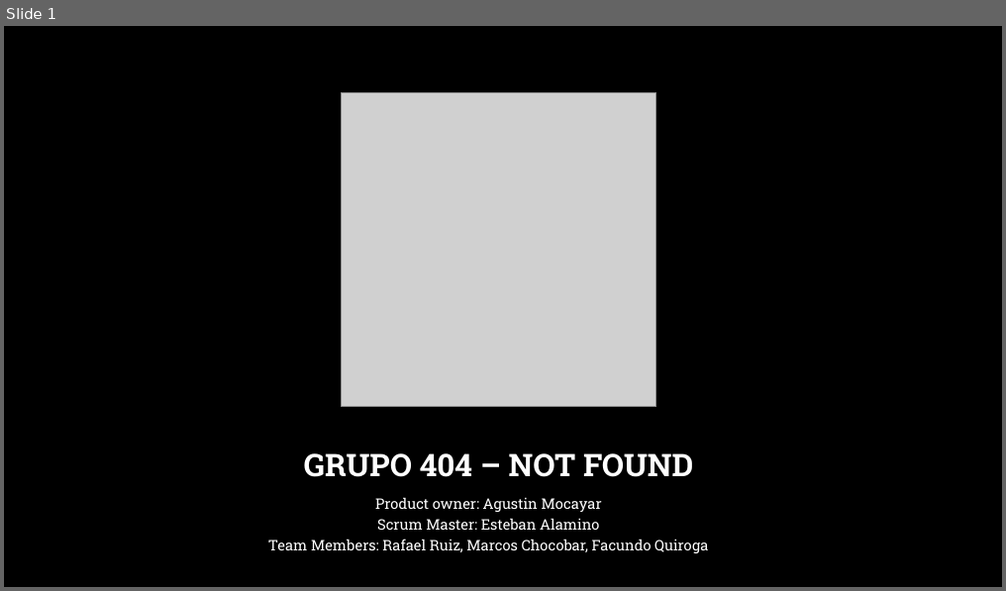
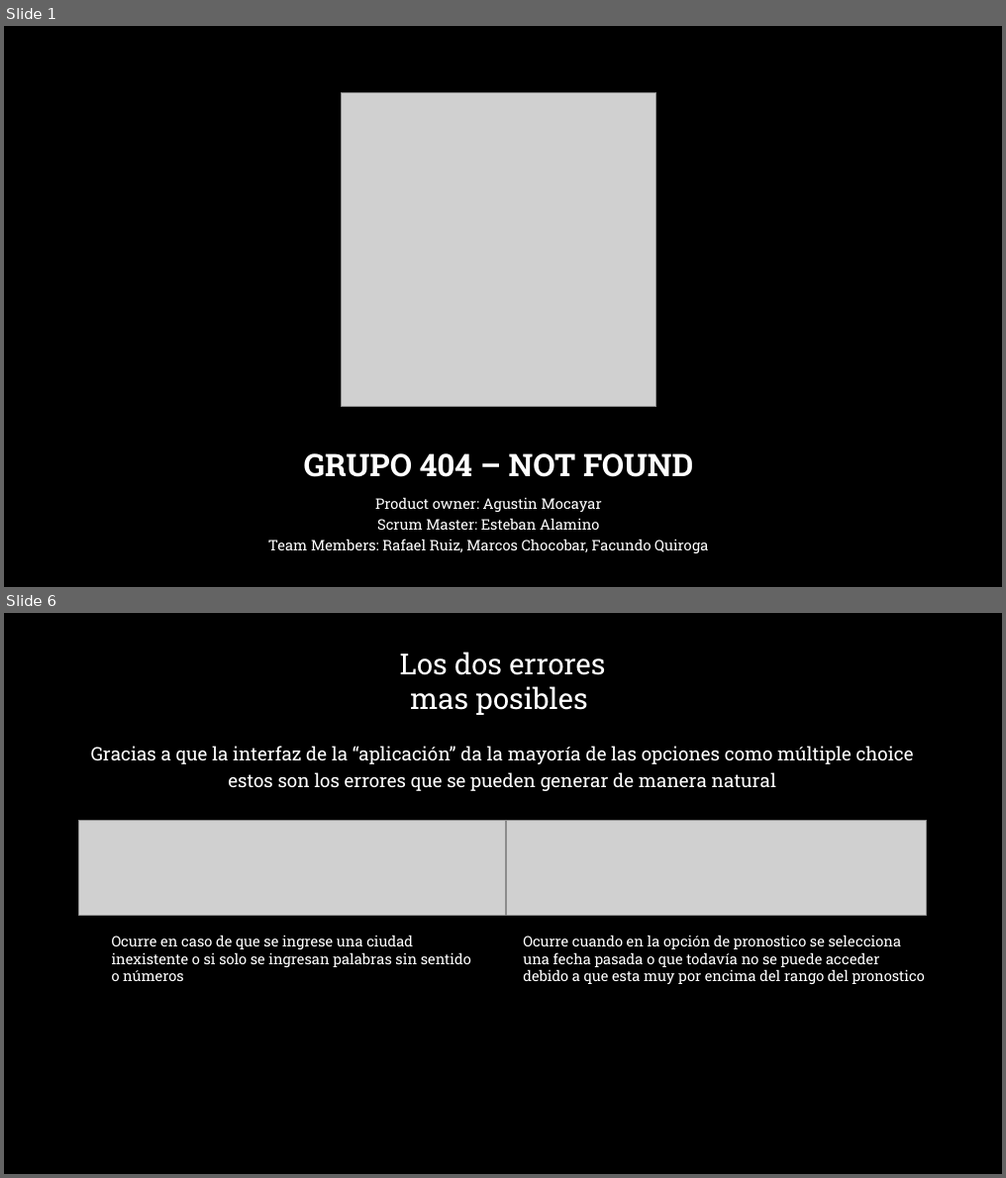
Before and after one commit to Quantum-Crow/Integrador-404, a slide deck: Grupo 404 – Not found.pptx. Shown one above the other, each under a label of ours: slide 1 before the commit, slides 1 and 6 after it; the slides between them are not shown. The pictures are 1006x591 and 1006x1178 pixels, drawn with LibreOffice and Linux fonts; fonts in the diff are those of the drawing; grey boxes stand for pictures; background and template pictures are left out. Boxes give left, top, right and bottom in pixels: in the first picture for what was removed or moved away, otherwise in the second. Text is boxed around its words. In the diff, an @@ line names an element or a change of style, - is before the commit and + after.

```diff
--- a/Grupo 404 – Not found.pptx
+++ b/Grupo 404 – Not found.pptx
@@ slide 6 added at bbox=[4, 613, 1002, 1174], background picture (left out) @@
@@ text added at bbox=[400, 652, 605, 715], 28 pt, text #FFFFFF @@
+Los dos errores mas posibles
@@ text added at bbox=[91, 746, 914, 791], 18 pt, text #FFFFFF @@
+Gracias a que la interfaz de la “aplicación” da la mayoría de las opciones como múltiple choice estos son los errores que se pueden generar de manera natural
@@ picture added at bbox=[79, 820, 506, 916] @@
@@ picture added at bbox=[507, 820, 927, 916] @@
@@ text added at bbox=[112, 935, 471, 981], 14 pt, text #FFFFFF @@
+Ocurre en caso de que se ingrese una ciudad inexistente o si solo se ingresan palabras sin sentido o números
@@ text added at bbox=[523, 935, 925, 984], 14 pt, text #FFFFFF @@
+Ocurre cuando en la opción de pronostico se selecciona una fecha pasada o que todavía no se puede acceder debido a que esta muy por encima del rango del pronostico
```
Also in this commit, not shown: 2 slides changed, 2 other slides added, 1 slide removed, 4 other files.
